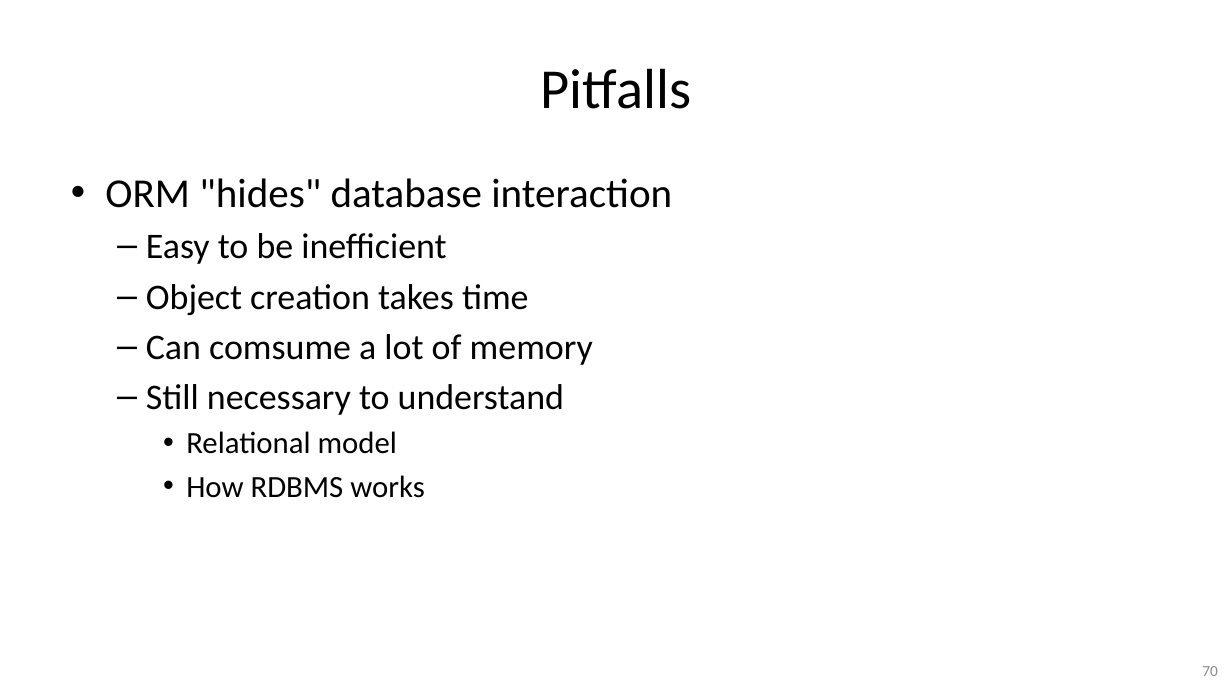
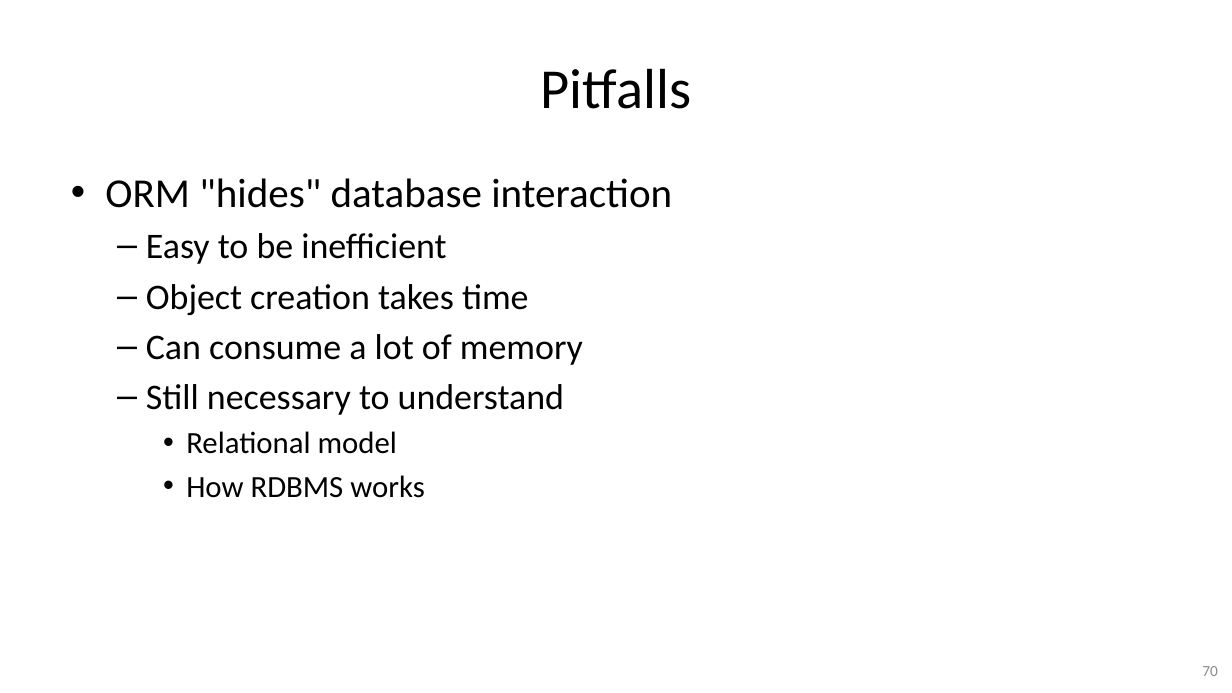
Before and after one commit to gjbex/Python-for-data-science, a slide deck: slide 70 of python_for_data_science.pptx. Drawn at 1232x693 pixels with LibreOffice and Linux fonts; fonts in the diff are those of the drawing. Boxes give left, top, right and bottom in pixels: in the first picture for what was removed or moved away, otherwise in the second. Text is boxed around its words. In the diff, an @@ line names an element or a change of style, - is before the commit and + after.

Commit message:
Fix typo

```diff
--- a/python_for_data_science.pptx
+++ b/python_for_data_science.pptx
@@ text at (146,334,583,365): text changed @@
-  – Can comsume a lot of memory
+  – Can consume a lot of memory
```
